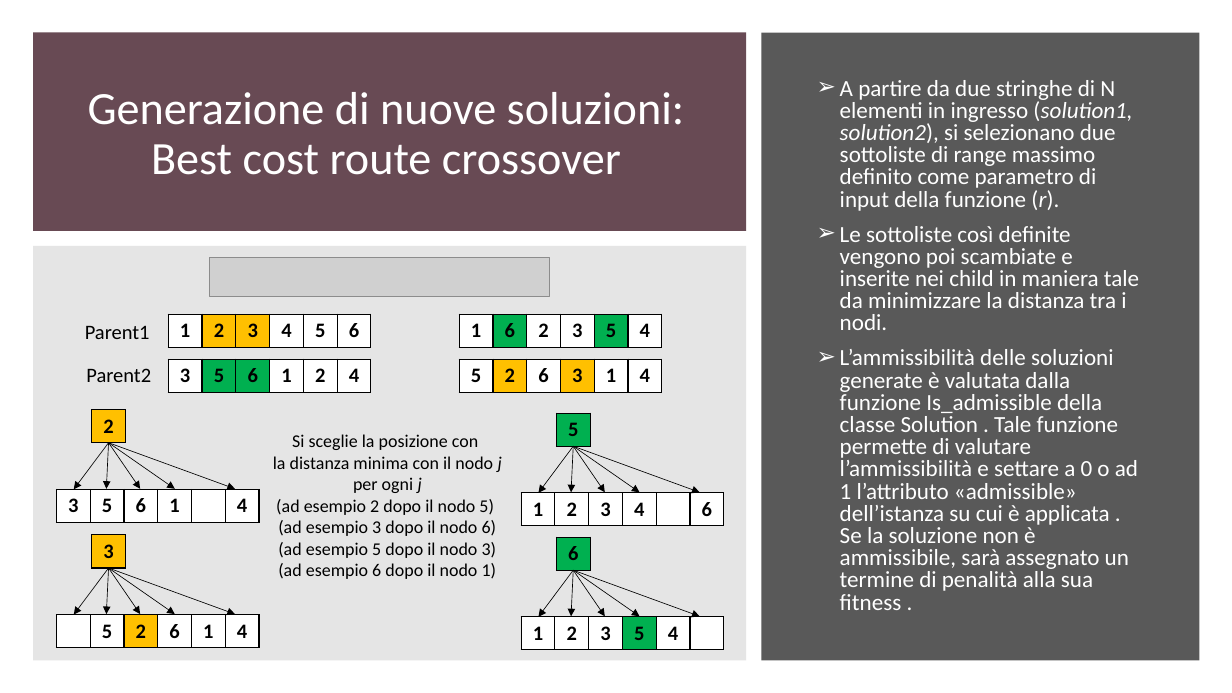
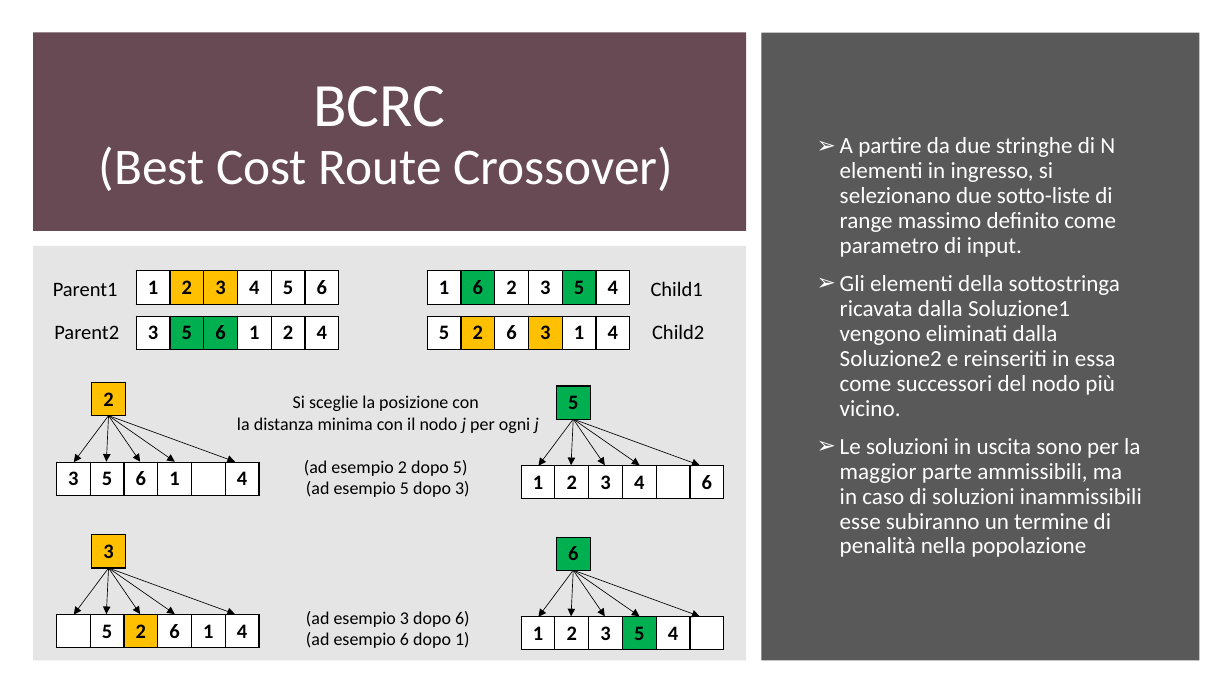
Before and after one commit to gdr-98/Greedy-heuristics-and-genetic-algorithm-for-a-CVRPTW-problem-resolution-, a slide deck: slide 13 of Power_point_nik.pptx (slide 17 before the commit). Drawn at 1232x693 pixels with LibreOffice and Linux fonts; fonts in the diff are those of the drawing; grey boxes stand for pictures. Boxes give left, top, right and bottom in pixels: in the first picture for what was removed or moved away, otherwise in the second. Text is boxed around its words. In the diff, an @@ line names an element or a change of style, - is before the commit and + after.

```diff
--- a/Power_point_nik.pptx
+++ b/Power_point_nik.pptx
@@ title at box(99, 86, 673, 191): text changed; size 36 to 40 pt @@
-Generazione di nuove soluzioni: Best cost route crossover
+BCRC
+(Best Cost Route Crossover)
@@ text at box(840, 137, 1142, 557): text changed @@
-➢ A partire da due stringhe di N elementi in ingresso (solution1, solution2), si selezionano due sottoliste di range massimo definito come parametro di input della funzione (r).
-➢ Le sottoliste così definite vengono poi scambiate e inserite nei child in maniera tale da minimizzare la distanza tra i nodi.
-➢ L’ammissibilità delle soluzioni generate è valutata dalla funzione Is_admissible della classe Solution . Tale funzione permette di valutare l’ammissibilità e settare a 0 o ad 1 l’attributo «admissible» dell’istanza su cui è applicata . Se la soluzione non è ammissibile, sarà assegnato un termine di penalità alla sua fitness .
+➢ A partire da due stringhe di N elementi in ingresso, si selezionano due sotto-liste di range massimo definito come parametro di input.
+➢ Gli elementi della sottostringa ricavata dalla Soluzione1 vengono eliminati dalla Soluzione2 e reinseriti in essa come successori del nodo più vicino.
+➢ Le soluzioni in uscita sono per la maggior parte ammissibili, ma in caso di soluzioni inammissibili esse subiranno un termine di penalità nella popolazione
@@ picture removed at box(210, 257, 550, 297) @@
@@ text "Parent1": place and size @@
-text "Parent1" at box(85, 325, 150, 339)
+text "Parent1" at box(53, 282, 118, 296)
@@ text added at box(651, 281, 703, 296), 16 pt, text #000000 @@
+Child1
@@ text "Parent2": place and size @@
-text "Parent2" at box(86, 368, 151, 382)
+text "Parent2" at box(54, 325, 119, 339)
@@ 4 tables: place and size @@
-4 tables at box(168, 314, 665, 393)
+4 tables at box(136, 271, 632, 349)
@@ text added at box(652, 324, 704, 339), 16 pt, text #000000 @@
+Child2
@@ text "Si sceglie la posizione con": place and size @@
-text "Si sceglie la posizione con" at box(273, 434, 502, 579)
+text "Si sceglie la posizione con" at box(237, 395, 539, 648)
@@ 10 arrows, 3 tables: place and size @@
-10 arrows, 3 tables at box(74, 409, 726, 526)
+10 arrows, 3 tables at box(74, 383, 726, 499)
@@ table: place and size @@
-table at box(56, 490, 262, 523)
+table at box(56, 462, 262, 495)
@@ text at box(304, 460, 470, 648): text changed @@
-(ad esempio 2 dopo il nodo 5)
-(ad esempio 3 dopo il nodo 6)
-(ad esempio 5 dopo il nodo 3)
-(ad esempio 6 dopo il nodo 1)
+(ad esempio 2 dopo 5)
+(ad esempio 5 dopo 3)
+(ad esempio 3 dopo 6)
+(ad esempio 6 dopo 1)
```
Also in this commit, not shown: 14 other slides changed, 4 slides added, 9 slides removed.
